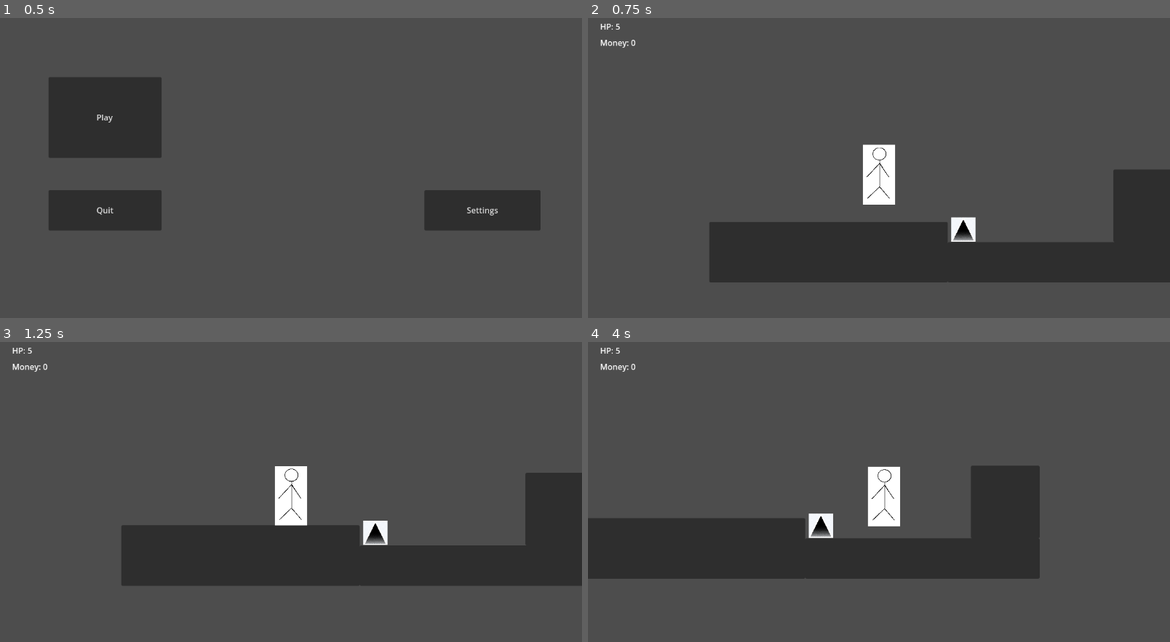
Above: before the commit, frames 1-4 (two rows, left to right).
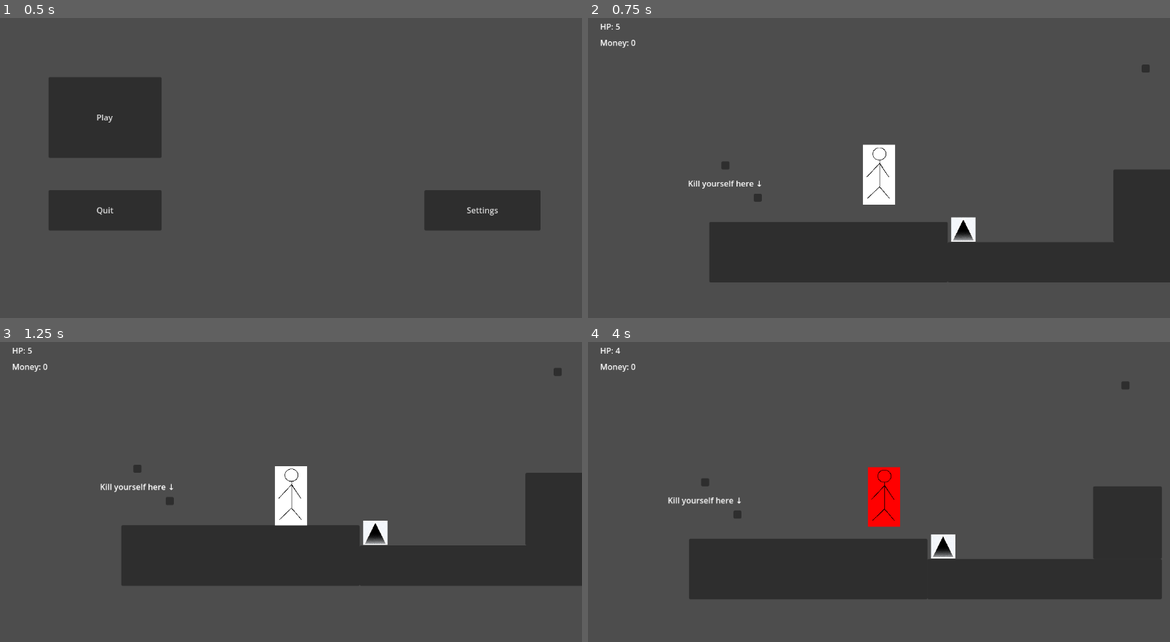
Above: after the commit, the same moments.

Repository: supereason333/platformer
Game: Godot game, scene res://main menu/main_menu.tscn
The game is run twice, just before and just after one commit, with the same random seed, the same clock (stepped at 60 frames per second) and the same inputs.
Inputs (mouse positions are in pixels of both pictures, inside the frame that each line leads up to):
- Up to frame 1 (0.5 s): no input
- Up to frame 2 (0.75 s): click "Play" at 0.5 s
- Up to frame 3 (1.25 s): no input
- Up to frame 4 (4 s): tap Enter at 1.25 s; move the mouse to (1007, 480) at 1.27 s; hold D (right_key) 1.28-2.78 s; tap Right (dash_key) every 0.75 s from 1.35 to 3.6 s; click (1007, 480) at 1.42 s; tap Space (jump_key) at 1.52, 2.27, 3.77 s; move the mouse to (762, 513) at 2.02 s; move the mouse to (937, 423) at 2.77 s; hold A (left_key) 2.78-3.53 s; move the mouse to (849, 561) at 3.52 s; hold D (right_key) from 3.53 s (still down); click (849, 561) at 3.67 s

Frame 1 is identical in both runs. In frame 2, 0.2% of the frame differs, in the area x 17-97%, y 15-62%; in frame 3, 0.2%; in frame 4, 20%, in the area x 0-99%, y 1-86%.

Commit message:
player kill and damage system kinda works also reset and respawn systems kinda work

Diff:
--- a/global/global utils.gd
+++ b/global/global utils.gd
@@ -7,5 +7,5 @@
 
 
 # Called every frame. 'delta' is the elapsed time since the previous frame.
-func _process(delta):
+func _process(_delta):
 	pass
--- a/player/gui.gd
+++ b/player/gui.gd
@@ -10,8 +10,8 @@
 	update_gui()
 
 
-func _on_player_health_updated(health):
+func _on_player_health_updated(_health):
 	update_gui()
 
-func _on_player_money_updated(money):
+func _on_player_money_updated(_money):
 	update_gui()
--- a/player/player.gd
+++ b/player/player.gd
@@ -3,6 +3,8 @@
 signal health_updated(health)
 signal killed()
 signal money_updated(money)
+
+# Theres a lot of varibles but i dont give a fuck
 
 const SPEED = 300.0
 const JUMP_VELOCITY = -400.0
@@ -10,8 +12,13 @@
 var jumps_remaining = 0
 var dash_dir = Vector2(0, 0)
 var last_direction = 1
+var inside_damager = false
+var player_in_controll = true
 
-var health = GlobalPlayer.player_max_health:
+var last_spawnpoint = Vector2(0, 0)
+var last_resetpoint = Vector2(0, 0)
+
+var health = GlobalPlayer.player_max_health: 			# Player health and what happens when it dose the set get
 	set(value):
 		var prev_health = health
 		health = clamp(value, 0, GlobalPlayer.player_max_health)
@@ -23,7 +30,7 @@
 	get:
 		return health
 
-var money = 0:
+var money = 0:		# are you poor or rich
 	set(value):
 		var prev_money = money
 		money = value
@@ -32,10 +39,13 @@
 	get:
 		return money
 
-@onready var invulnerability_timer = $"invulnerability timer"
-@onready var jump_timer = $"jump timer"
-@onready var dash_timer = $"dash timer"
-@onready var dash_cooldown_timer = $"dash cooldown timer"
+@onready var invulnerability_timer = $"timers/invulnerability timer"
+@onready var jump_timer = $"timers/jump timer"
+@onready var dash_timer = $"timers/dash timer"
+@onready var dash_cooldown_timer = $"timers/dash cooldown timer"
+@onready var reset_timer = $"timers/reset timer"
+@onready var knockback_NC_timer = $"timers/knockback no controll timer"
+# name these fuckers better ^^^^^
 
 # Get the gravity from the project settings to be synced with RigidBody nodes.
 var gravity = ProjectSettings.get_setting("physics/2d/default_gravity")
@@ -43,13 +53,17 @@
 func _ready():
 	pass
 
-func _process(delta):
+func _process(_delta):
 	pass
 
+#***************************************
+#			Physics and movement
+#***************************************
+
 func _physics_process(delta):
+	if player_in_controll: movement()
 	add_gravity(delta)
 	animation()
-	movement()
 	move_and_slide()
 
 func movement():
@@ -97,41 +111,87 @@
 	if Input.is_action_just_released("jump_key"):
 		jumps_remaining -= 1
 
-func animation():
-	pass
+func reset_movement():
+	jump_timer.stop()
+	jumps_remaining = 0
+	dash_timer.stop()
+	dash_cooldown_timer.stop()
+	self.velocity *= 0
 
 func add_gravity(delta):
 	if not is_on_floor():
 		velocity.y += gravity * delta
 
-func damage(damage: int, reset: bool, direction: int):
+func animation():
+	pass
+
+#***********************************
+#			Damage and Violence
+#***********************************
+
+func damage(amount: int, is_reset: bool, direction: int):
 	if invulnerability_timer.is_stopped():
 		invulnerability_timer.start()
 		# play damage and invulrability anim
+		self.modulate = Color(1, 0, 0, 1)
+
 		knockback(direction)
-		health -= damage
+		if is_reset and health - amount > 0:
+			reset_timer.start()
+			player_in_controll = false
+		health -= amount
+		self.velocity *= 0
 
-func knockback(direction):
-	velocity.y -= 20
-	velocity.x += 200 * direction
+func _on_hit_detector_area_entered(area):				# to get position of area it is "area.get_node("./name of child").position"
+	print_debug("Entered area " + area.name)
+	if area.has_node("damager"):
+		inside_damager = true
+		damage(area.plr_damage, area.plr_reset, (self.position - area.get_node("./area").position).normalized().x)
+	elif "spawnpoint " in area.name:
+		last_spawnpoint = area.get_node("./area").position
+		print_debug("last spawnpoint is set to: " + str(area.get_node("./area").position))
+	elif "resetpoint " in area.name:
+		last_resetpoint = area.get_node("./area").position
+		print_debug("last resetpoint is set to: " + str(area.get_node("./area").position))
+
+func _on_hit_detector_area_exited(area):
+	print_debug("Exited area " + area.name)
+	if area.has_node("damager"):
+		inside_damager = false
+
+func kill():
+	health = GlobalPlayer.player_max_health
+	respawn_to_spawn()
+
+#**************************************************
+#			respawns and shit
+#**************************************************
+
+func respawn_to_spawn():
+	self.position = last_spawnpoint
+
+func knockback(direction):				# it knocks the player in a direction and stops them from moving
+	velocity.y = -200
+	velocity.x = 1000 * direction
+	player_in_controll = false
+	knockback_NC_timer.start()
 
 func reset():
-	pass
+	reset_movement()
+	invulnerability_timer.start()
+	self.position = last_resetpoint
+	player_in_controll = true
 
-func respawn_to_spawn():
-	pass
 
-func kill():
-	respawn_to_spawn()
+#**********************************************
+#				TIMER TIMEOUTS AIUOWHDUIAHIWUDHOPWAIU
+#**********************************************
+
+func _on_reset_timer_timeout():
+	reset()
+
+func _on_knockback_no_controll_timer_timeout():
+	player_in_controll = true
 
 func _on_invulnerability_timer_timeout():
-	pass # reset animation
-
-
-func _on_attacked_hitbox_body_entered(body):
-	if body.has_node("damager"):
-		var damage = body.plr_damage
-		var reset = false
-		var direction = (body.position - self.position).normalized()
-		health -= damage
-		print_debug("damaged")
+	self.modulate = Color(1, 1, 1, 1)	# should reset animation
--- a/player/player.tscn
+++ b/player/player.tscn
@@ -19,8 +19,8 @@
 radius = 24.0
 height = 112.0
 
-[sub_resource type="RectangleShape2D" id="RectangleShape2D_a0f51"]
-size = Vector2(57, 112)
+[sub_resource type="RectangleShape2D" id="RectangleShape2D_fvwyg"]
+size = Vector2(66, 114)
 
 [node name="player" type="CharacterBody2D"]
 script = ExtResource("1_f2cj1")
@@ -38,28 +38,40 @@
 
 [node name="GUI" parent="." instance=ExtResource("3_fcywf")]
 
-[node name="invulnerability timer" type="Timer" parent="."]
+[node name="hit detector" type="Area2D" parent="."]
+
+[node name="CollisionShape2D" type="CollisionShape2D" parent="hit detector"]
+position = Vector2(-1, -1)
+shape = SubResource("RectangleShape2D_fvwyg")
+
+[node name="timers" type="Node" parent="."]
+
+[node name="invulnerability timer" type="Timer" parent="timers"]
+wait_time = 0.75
+one_shot = true
+
+[node name="jump timer" type="Timer" parent="timers"]
+wait_time = 0.3
+one_shot = true
+
+[node name="dash timer" type="Timer" parent="timers"]
 wait_time = 0.25
 one_shot = true
 
-[node name="jump timer" type="Timer" parent="."]
-wait_time = 0.3
+[node name="dash cooldown timer" type="Timer" parent="timers"]
 one_shot = true
 
-[node name="dash timer" type="Timer" parent="."]
-wait_time = 0.25
+[node name="reset timer" type="Timer" parent="timers"]
+wait_time = 0.6
 one_shot = true
 
-[node name="dash cooldown timer" type="Timer" parent="."]
-one_shot = true
-
-[node name="attacked hitbox" type="Area2D" parent="."]
-
-[node name="CollisionShape2D" type="CollisionShape2D" parent="attacked hitbox"]
-position = Vector2(-0.5, 0)
-shape = SubResource("RectangleShape2D_a0f51")
+[node name="knockback no controll timer" type="Timer" parent="timers"]
+wait_time = 0.1
 
 [connection signal="health_updated" from="." to="GUI" method="_on_player_health_updated"]
 [connection signal="money_updated" from="." to="GUI" method="_on_player_money_updated"]
-[connection signal="timeout" from="invulnerability timer" to="." method="_on_invulnerability_timer_timeout"]
-[connection signal="body_entered" from="attacked hitbox" to="." method="_on_attacked_hitbox_body_entered"]
+[connection signal="area_entered" from="hit detector" to="." method="_on_hit_detector_area_entered"]
+[connection signal="area_exited" from="hit detector" to="." method="_on_hit_detector_area_exited"]
+[connection signal="timeout" from="timers/invulnerability timer" to="." method="_on_invulnerability_timer_timeout"]
+[connection signal="timeout" from="timers/reset timer" to="." method="_on_reset_timer_timeout"]
+[connection signal="timeout" from="timers/knockback no controll timer" to="." method="_on_knockback_no_controll_timer_timeout"]
--- a/testing/player_killer.gd
+++ b/testing/player_killer.gd
@@ -1,6 +1,7 @@
 extends Area2D
 
-var plr_damage = 1
+@export var plr_damage = 1
+@export var plr_reset = true
 
 # Called when the node enters the scene tree for the first time.
 func _ready():
@@ -8,11 +9,5 @@
 
 
 # Called every frame. 'delta' is the elapsed time since the previous frame.
-func _process(delta):
+func _process(_delta):
 	pass
-
-
-func _on_body_entered(body):
-	if body.name == "player":
-		pass
-	pass
--- a/testing/player_killer.tscn
+++ b/testing/player_killer.tscn
@@ -9,7 +9,7 @@
 [node name="player killer" type="Area2D"]
 script = ExtResource("1_jsl0r")
 
-[node name="CollisionShape2D" type="CollisionShape2D" parent="."]
+[node name="area" type="CollisionShape2D" parent="."]
 position = Vector2(0, 4)
 shape = SubResource("RectangleShape2D_mwk6a")
 
@@ -19,5 +19,3 @@
 texture = ExtResource("2_tns5b")
 
 [node name="damager" type="Node" parent="."]
-
-[connection signal="body_entered" from="." to="." method="_on_body_entered"]
--- /dev/null
+++ b/testing/the_killyourself_machine.tscn
@@ -0,0 +1,40 @@
+[gd_scene load_steps=3 format=3 uid="uid://butb3r7vh8b3y"]
+
+[sub_resource type="GDScript" id="GDScript_icfyl"]
+script/source = "extends Area2D
+
+@export var plr_damage = 1
+@export var plr_reset = false
+
+# Called when the node enters the scene tree for the first time.
+func _ready():
+	pass # Replace with function body.
+
+
+# Called every frame. 'delta' is the elapsed time since the previous frame.
+func _process(delta):
+	pass
+"
+
+[sub_resource type="RectangleShape2D" id="RectangleShape2D_10rh7"]
+
+[node name="the killyourself machine" type="Area2D"]
+script = SubResource("GDScript_icfyl")
+
+[node name="area" type="CollisionShape2D" parent="."]
+shape = SubResource("RectangleShape2D_10rh7")
+
+[node name="damager" type="Node" parent="."]
+
+[node name="Panel" type="Panel" parent="."]
+offset_left = -8.0
+offset_top = -8.0
+offset_right = 8.0
+offset_bottom = 8.0
+
+[node name="Label" type="Label" parent="."]
+offset_left = -138.0
+offset_top = -40.0
+offset_right = 4.0
+offset_bottom = -14.0
+text = "Kill yourself here ↓"
--- a/testing/world.tscn
+++ b/testing/world.tscn
@@ -1,7 +1,8 @@
-[gd_scene load_steps=6 format=3 uid="uid://dhrj613ojghwl"]
+[gd_scene load_steps=9 format=3 uid="uid://dhrj613ojghwl"]
 
 [ext_resource type="PackedScene" uid="uid://152medcdymy7" path="res://player/player.tscn" id="1_ypkco"]
 [ext_resource type="PackedScene" uid="uid://4l7sp86j23r1" path="res://testing/player_killer.tscn" id="2_fr52p"]
+[ext_resource type="PackedScene" uid="uid://butb3r7vh8b3y" path="res://testing/the_killyourself_machine.tscn" id="3_jf5tt"]
 
 [sub_resource type="RectangleShape2D" id="RectangleShape2D_awtmp"]
 size = Vector2(469, 122)
@@ -11,6 +12,12 @@
 
 [sub_resource type="RectangleShape2D" id="RectangleShape2D_x56pk"]
 size = Vector2(136, 144)
+
+[sub_resource type="RectangleShape2D" id="RectangleShape2D_gogav"]
+size = Vector2(19.5, 20)
+
+[sub_resource type="CircleShape2D" id="CircleShape2D_nbv52"]
+radius = 168.19
 
 [node name="world" type="Node2D"]
 
@@ -51,5 +58,48 @@
 offset_right = 1224.0
 offset_bottom = 472.0
 
+[node name="Panel4" type="Panel" parent="panels"]
+offset_left = 1144.0
+offset_top = 120.0
+offset_right = 1160.0
+offset_bottom = 136.0
+
+[node name="Panel5" type="Panel" parent="panels"]
+offset_left = 312.0
+offset_top = 312.0
+offset_right = 328.0
+offset_bottom = 328.0
+
 [node name="player killer" parent="." instance=ExtResource("2_fr52p")]
 position = Vector2(791, 455)
+
+[node name="spawnpoints" type="Node" parent="."]
+
+[node name="spawnpoint 1" type="Area2D" parent="spawnpoints"]
+
+[node name="area" type="CollisionShape2D" parent="spawnpoints/spawnpoint 1"]
+position = Vector2(320, 320)
+shape = SubResource("RectangleShape2D_gogav")
+
+[node name="spawnpoint 2" type="Area2D" parent="spawnpoints"]
+
+[node name="area" type="CollisionShape2D" parent="spawnpoints/spawnpoint 2"]
+position = Vector2(1152, 128)
+shape = SubResource("RectangleShape2D_gogav")
+
+[node name="resetpoints" type="Node" parent="."]
+
+[node name="resetpoint 1" type="Area2D" parent="resetpoints"]
+
+[node name="area" type="CollisionShape2D" parent="resetpoints/resetpoint 1"]
+position = Vector2(584, 368)
+shape = SubResource("CircleShape2D_nbv52")
+
+[node name="resetpoint 2" type="Area2D" parent="resetpoints"]
+
+[node name="area" type="CollisionShape2D" parent="resetpoints/resetpoint 2"]
+position = Vector2(1152, 264)
+shape = SubResource("CircleShape2D_nbv52")
+
+[node name="the killyourself machine" parent="." instance=ExtResource("3_jf5tt")]
+position = Vector2(384, 384)
